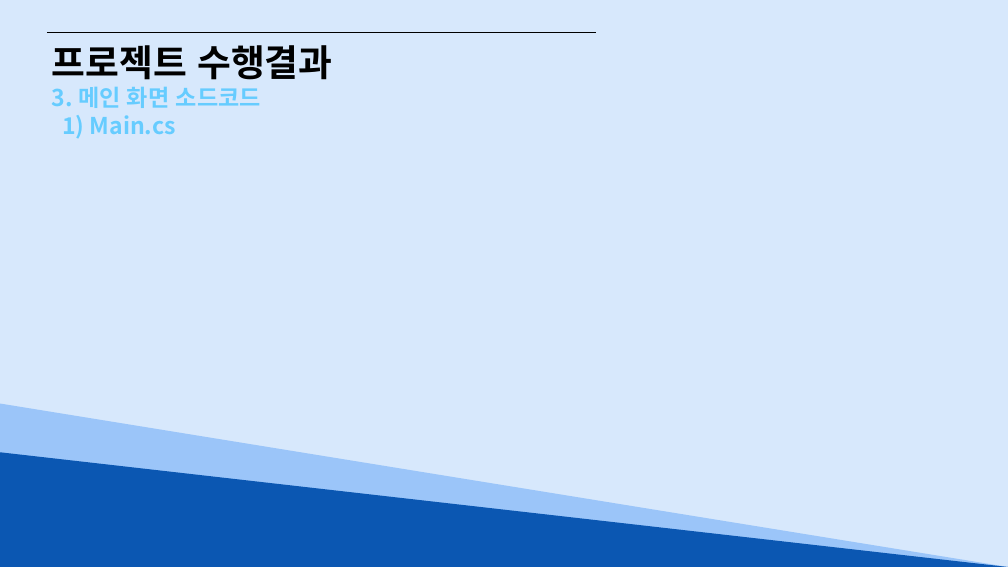
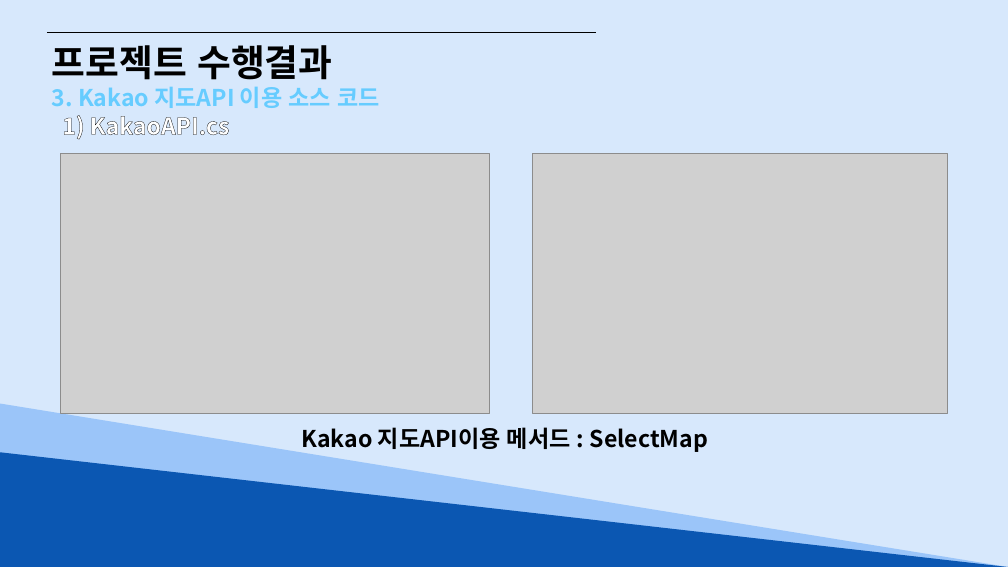
Before and after one commit to Hyno2/CSharpProject, a slide deck: slide 20 of 앉아써 팀(대구광역시 맛집데이터 조회시스템).pptx (slide 29 before the commit). Drawn at 1008x567 pixels with LibreOffice and Linux fonts; fonts in the diff are those of the drawing; grey boxes stand for pictures. Boxes give left, top, right and bottom in pixels: in the first picture for what was removed or moved away, otherwise in the second. Text is boxed around its words. In the diff, an @@ line names an element or a change of style, - is before the commit and + after.

```diff
--- a/앉아써 팀(대구광역시 맛집데이터 조회시스템).pptx
+++ b/앉아써 팀(대구광역시 맛집데이터 조회시스템).pptx
@@ text at <box>52,86,380,140</box>: text changed @@
-3. 메인 화면 소드코드
-1) Main.cs
+3. Kakao 지도API 이용 소스 코드
+1) KakaoAPI.cs
@@ picture added at <box>60,154,490,414</box> @@
@@ picture added at <box>533,154,948,414</box> @@
@@ text added at <box>301,427,708,452</box>, 22 pt, text #000000, bold @@
+Kakao 지도API이용 메서드 : SelectMap
```
Also in this commit, not shown: 12 other slides changed, 3 slides added, 14 slides removed, 2 other files.
